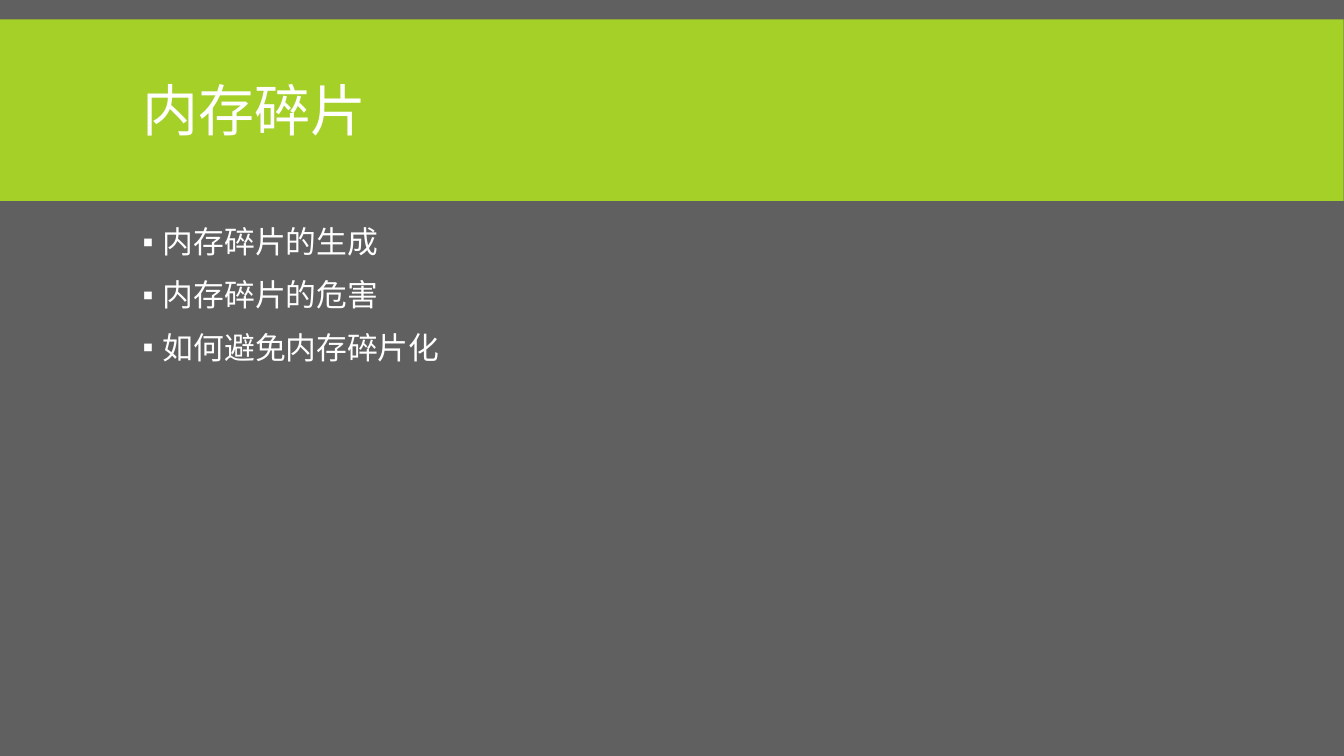
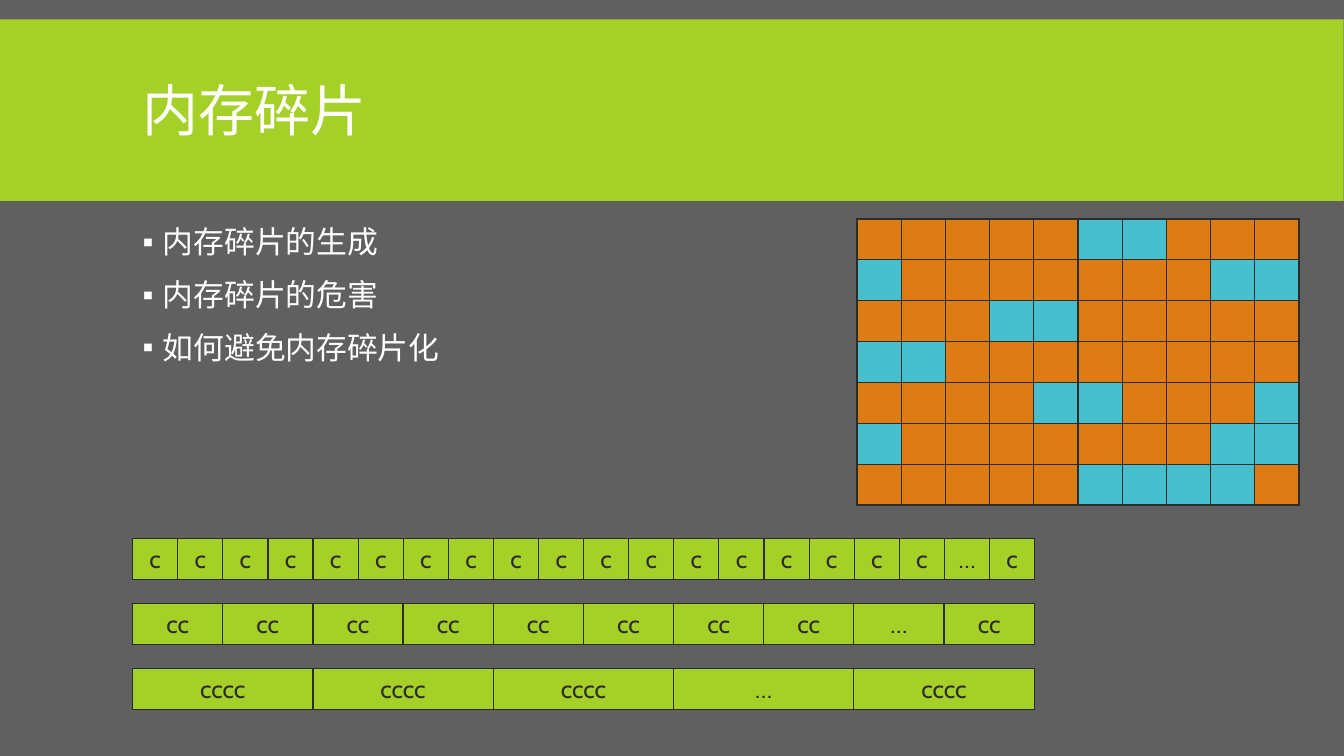
Before and after one commit to albertclass/Lessons, a slide deck: slide 24 of advance c++/courseware.pptx. Drawn at 1344x756 pixels with LibreOffice and Linux fonts; fonts in the diff are those of the drawing. Boxes give left, top, right and bottom in pixels: in the first picture for what was removed or moved away, otherwise in the second. Text is boxed around its words. In the diff, an @@ line names an element or a change of style, - is before the commit and + after.

```diff
--- a/advance c++/courseware.pptx
+++ b/advance c++/courseware.pptx
@@ table added at box(857, 219, 1301, 501), 7 rows, 10 columns @@
+ |  |  |  |  |  |  |  |  | 
+ |  |  |  |  |  |  |  |  | 
+ |  |  |  |  |  |  |  |  | 
+ |  |  |  |  |  |  |  |  | 
+ |  |  |  |  |  |  |  |  | 
+ |  |  |  |  |  |  |  |  | 
+ |  |  |  |  |  |  |  |  | 
@@ table added at box(133, 538, 587, 580), 1 rows, 10 columns @@
+c | c | c | c | c | c | c | c | c | c
@@ table added at box(584, 538, 1037, 580), 1 rows, 10 columns @@
+c | c | c | c | c | c | c | c | … | c
@@ table added at box(133, 604, 1030, 645), 1 rows, 10 columns @@
+cc | cc | cc | cc | cc | cc | cc | cc | … | cc
@@ table added at box(133, 668, 1035, 710), 1 rows, 5 columns @@
+cccc | cccc | cccc | … | cccc
```
Also in this commit, not shown: 2 other slides changed, 2 slides added, 1 other file.
